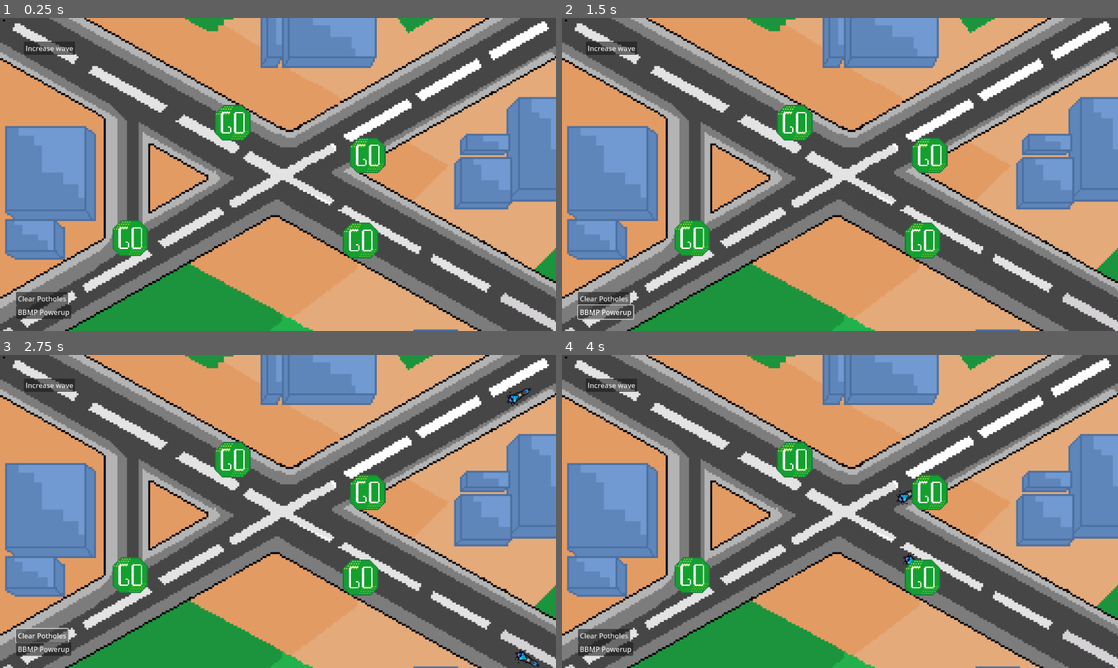
Above: before the commit, frames 1-4 (two rows, left to right).
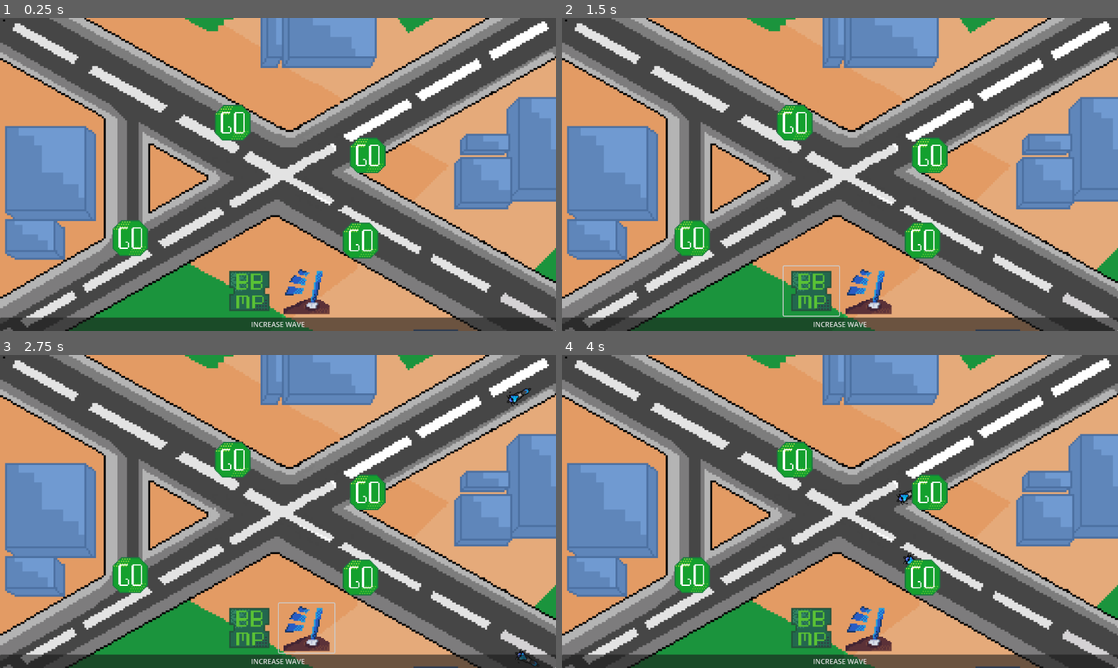
Above: after the commit, the same moments.

Repository: WinnerWind/omov-game
Game: Godot game, scene res://scenes/main.tscn
Two runs of this game, one before a commit and one after it. Both use one fixed random seed, a clock stepped at 60 frames per second and the inputs below.
Inputs (mouse positions are in pixels of both pictures, inside the frame that each line leads up to; where the layout moved, square brackets give the same spot in the first picture):
- Up to frame 1 (0.25 s): no input
- Up to frame 2 (1.5 s): click "Increase wave" (after the commit: "INCREASE WAVE") at 0.5 s; click (812, 290) [606, 312] at 1.25 s
- Up to frame 3 (2.75 s): click (305, 627) [44, 636] at 2 s
- Up to frame 4 (4 s): click (795, 458) at 2.77 s; click (795, 458) at 3.52 s

The runs differ from the first frame. In frame 1, 6.8% of the frame differs, in the area x 0-100%, y 7-100%; in frame 2, 6.8%; in frame 3, 6.8%; in frame 4, 6.8%.

Commit message:
Add buttons for powerups

Diff:
--- a/scenes/main.tscn
+++ b/scenes/main.tscn
@@ -1,13 +1,15 @@
-[gd_scene load_steps=27 format=3 uid="uid://bp6qss41chrho"]
+[gd_scene load_steps=29 format=3 uid="uid://bp6qss41chrho"]
 
 [ext_resource type="Script" uid="uid://bikrhnp7h2fj6" path="res://scripts/pothole_spawner.gd" id="1_o5qli"]
 [ext_resource type="Script" uid="uid://dwnwtqxdffhvo" path="res://scripts/game_manager.gd" id="1_tbgi4"]
-[ext_resource type="PackedScene" uid="uid://bl8poaryl3h53" path="res://scenes/prefabs/pothole.tscn" id="2_0wfyh"]
+[ext_resource type="PackedScene" uid="uid://bl8poaryl3h53" path="res://scenes/prefabs/vehicle-areas/pothole.tscn" id="2_0wfyh"]
 [ext_resource type="Texture2D" uid="uid://bu62cj0cvja48" path="res://assets/art/bg-dommasandra.png" id="2_tipki"]
 [ext_resource type="Script" uid="uid://cqp60ymv8d6c2" path="res://scripts/car_spawner.gd" id="3_jyhfs"]
 [ext_resource type="Script" uid="uid://d0g0a2kvadj5b" path="res://scripts/car_spawner_manager.gd" id="5_85g3d"]
-[ext_resource type="PackedScene" uid="uid://0ej7nf4ws53l" path="res://scenes/prefabs/stop_area.tscn" id="7_o6xl0"]
+[ext_resource type="PackedScene" uid="uid://0ej7nf4ws53l" path="res://scenes/prefabs/vehicle-areas/stop_area.tscn" id="7_o6xl0"]
 [ext_resource type="Script" uid="uid://bdyqlwk51uxgm" path="res://scripts/camera_limiter.gd" id="8_85g3d"]
+[ext_resource type="PackedScene" uid="uid://2nekctgyyoj4" path="res://scenes/prefabs/ui/powerup-button.tscn" id="9_choun"]
+[ext_resource type="Texture2D" uid="uid://dsn0eas0lvlea" path="res://assets/art/icons/pothole-clear.png" id="10_ya4ey"]
 
 [sub_resource type="RectangleShape2D" id="RectangleShape2D_85g3d"]
 size = Vector2(136, 82)
@@ -244,29 +246,38 @@
 
 [node name="UI Layer" type="CanvasLayer" parent="."]
 
-[node name="Wave Increase" type="Button" parent="UI Layer"]
-offset_left = 55.0
-offset_top = 54.0
-offset_right = 173.0
-offset_bottom = 85.0
-text = "Increase wave"
-
-[node name="Pothole CLear" type="Button" parent="UI Layer"]
-offset_left = 37.0
-offset_top = 630.0
-offset_right = 157.0
-offset_bottom = 661.0
-text = "Clear Potholes"
-
-[node name="BBMP Powerup" type="Button" parent="UI Layer"]
-offset_left = 37.0
-offset_top = 661.0
-offset_right = 157.0
-offset_bottom = 692.0
-text = "BBMP Powerup"
+[node name="UI" type="VBoxContainer" parent="UI Layer"]
+anchors_preset = 15
+anchor_right = 1.0
+anchor_bottom = 1.0
+grow_horizontal = 2
+grow_vertical = 2
+mouse_filter = 2
+
+[node name="Top Spacer" type="Control" parent="UI Layer/UI"]
+layout_mode = 2
+size_flags_vertical = 3
+size_flags_stretch_ratio = 5.0
+mouse_filter = 2
+
+[node name="Powerups" type="HBoxContainer" parent="UI Layer/UI"]
+layout_mode = 2
+size_flags_vertical = 3
+alignment = 1
+
+[node name="BBMP Powerup" parent="UI Layer/UI/Powerups" instance=ExtResource("9_choun")]
+layout_mode = 2
+
+[node name="Pothole Clear Powerup" parent="UI Layer/UI/Powerups" instance=ExtResource("9_choun")]
+layout_mode = 2
+icon = ExtResource("10_ya4ey")
+
+[node name="Button" type="Button" parent="UI Layer/UI"]
+layout_mode = 2
+text = "INCREASE WAVE"
 
 [connection signal="bbmp_powerup_used" from="." to="Spanwers" method="_bbmp_powerup_used"]
 [connection signal="all_cars_cleared" from="Spanwers" to="." method="wave_ended"]
-[connection signal="pressed" from="UI Layer/Wave Increase" to="." method="wave_increase"]
-[connection signal="pressed" from="UI Layer/Pothole CLear" to="." method="_use_pothole_powerup"]
-[connection signal="pressed" from="UI Layer/BBMP Powerup" to="." method="_use_bbmp_powerup"]
+[connection signal="pressed" from="UI Layer/UI/Powerups/BBMP Powerup" to="." method="_use_bbmp_powerup"]
+[connection signal="pressed" from="UI Layer/UI/Powerups/Pothole Clear Powerup" to="." method="_use_pothole_powerup"]
+[connection signal="pressed" from="UI Layer/UI/Button" to="." method="wave_increase"]
--- /dev/null
+++ b/scenes/prefabs/ui/powerup-button.tscn
@@ -0,0 +1,15 @@
+[gd_scene load_steps=2 format=3 uid="uid://2nekctgyyoj4"]
+
+[ext_resource type="Texture2D" uid="uid://db007pxih81qp" path="res://assets/art/icons/bbmp-ticket.png" id="1_o8kuc"]
+
+[node name="PowerupButton" type="Button"]
+custom_minimum_size = Vector2(128, 0)
+anchors_preset = 15
+anchor_right = 1.0
+anchor_bottom = 1.0
+grow_horizontal = 2
+grow_vertical = 2
+icon = ExtResource("1_o8kuc")
+flat = true
+icon_alignment = 1
+expand_icon = true
